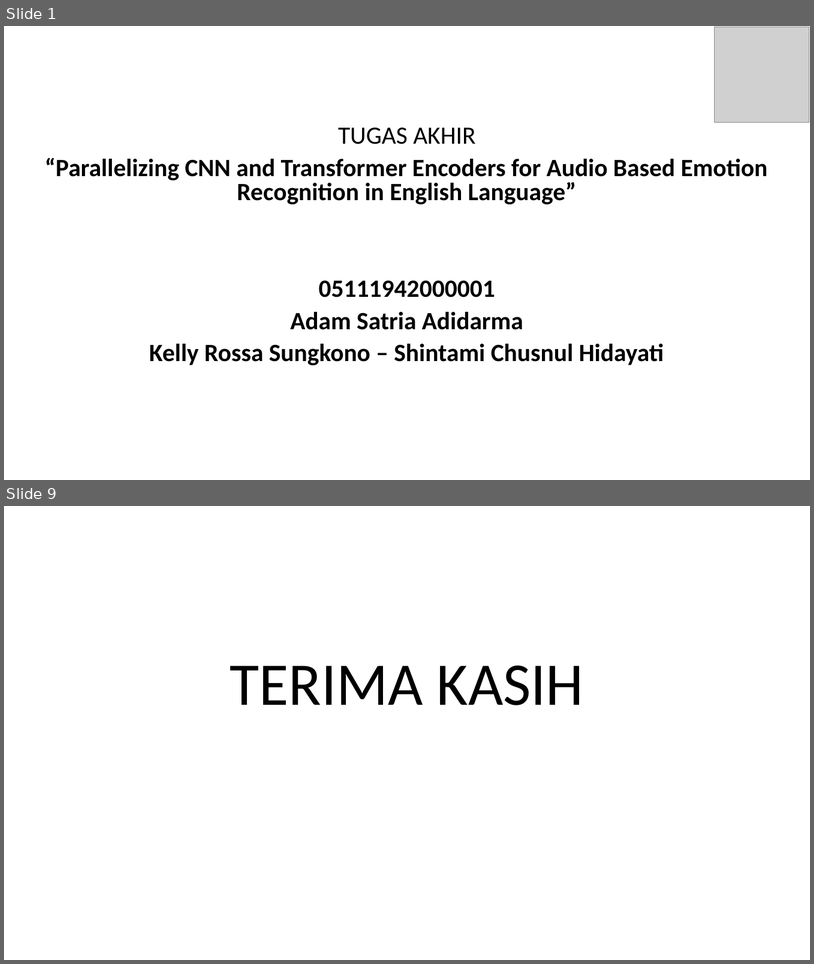
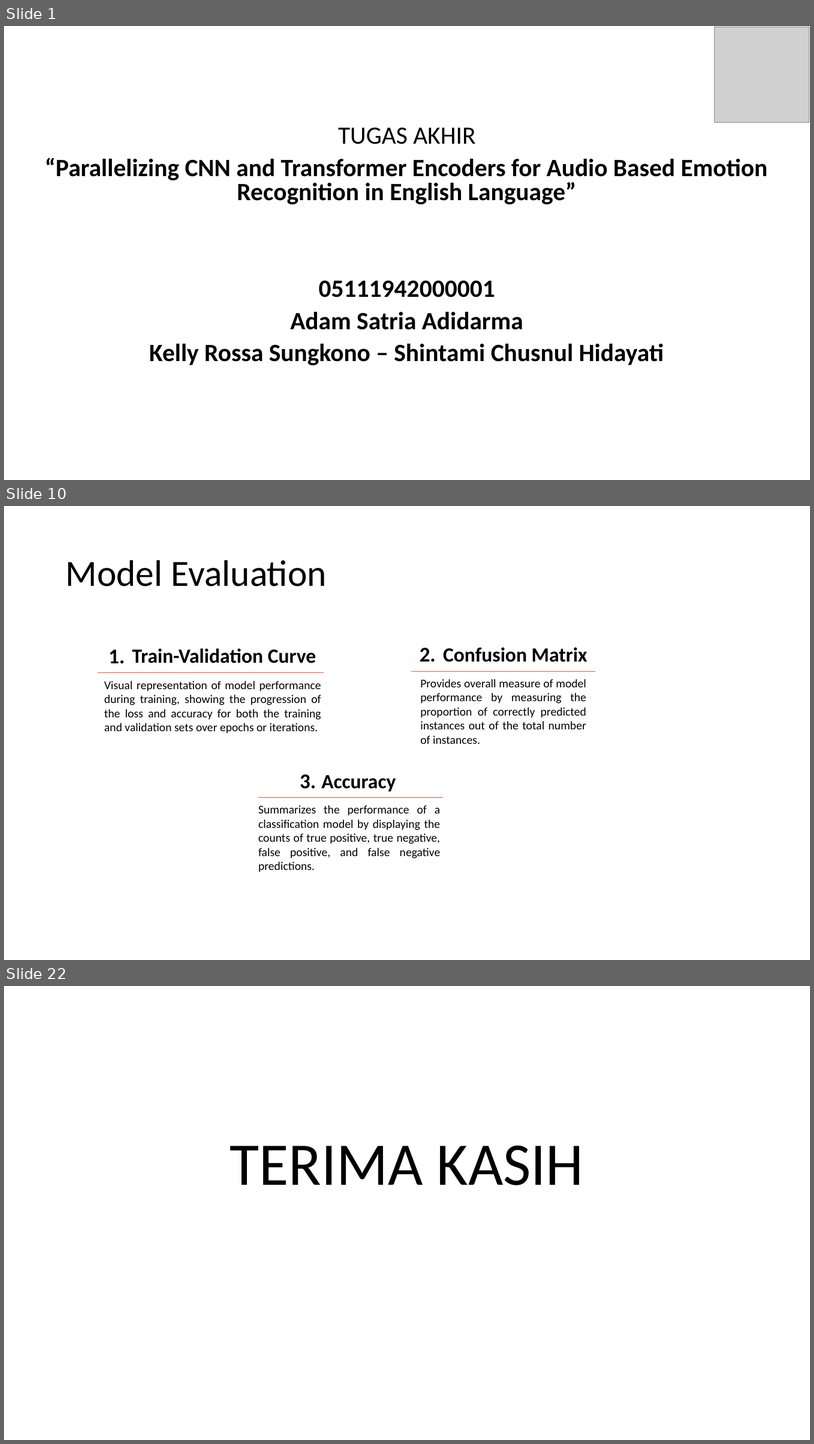
Before and after one commit to satria-ui/TugasAkhir2023, a slide deck: Template presentasi TA.pptx. Shown one above the other, each under a label of ours: slides 1 and 9 before the commit, slides 1, 10 and 22 after it; the slides between them are not shown. The pictures are 814x964 and 814x1444 pixels, drawn with LibreOffice and Linux fonts; fonts in the diff are those of the drawing; grey boxes stand for pictures; background and template pictures are left out. Boxes give left, top, right and bottom in pixels: in the first picture for what was removed or moved away, otherwise in the second. Text is boxed around its words. In the diff, an @@ line names an element or a change of style, - is before the commit and + after.

Commit message:
feat: finished final presentation

```diff
--- a/Template presentasi TA.pptx
+++ b/Template presentasi TA.pptx
@@ slide 10 added at <box>4,506,810,960</box>, background picture (left out) @@
@@ title added at <box>65,560,327,586</box>, 44 pt, text #000000 @@
+Model Evaluation
@@ text added at <box>108,649,125,664</box>, 25 pt, text #000000, bold @@
+1.
@@ text added at <box>132,648,317,663</box>, 24 pt, text #000000, bold @@
+Train-Validation Curve
@@ text added at <box>420,648,436,661</box>, 25 pt, text #000000, bold @@
+2.
@@ text added at <box>443,647,588,662</box>, 24 pt, text #000000, bold @@
+Confusion Matrix
@@ line added from (98, 672) to (324, 672), #FF512F 0.75 pt @@
@@ text added at <box>104,681,321,733</box>, 14 pt, text #000000 @@
+Visual representation of model performance during training, showing the progression of the loss and accuracy for both the training and validation sets over epochs or iterations.
@@ line added from (412, 671) to (596, 671), #FF512F 0.75 pt @@
@@ text added at <box>420,679,587,744</box>, 14 pt, text #000000 @@
+Provides overall measure of model performance by measuring the proportion of correctly predicted instances out of the total number of instances.
@@ text added at <box>300,774,316,789</box>, 25 pt, text #000000, bold @@
+3.
@@ text added at <box>321,775,396,792</box>, 24 pt, text #000000, bold @@
+Accuracy
@@ text added at <box>258,805,441,871</box>, 14 pt, text #000000 @@
+Summarizes the performance of a classification model by displaying the counts of true positive, true negative, false positive, and false negative predictions.
@@ line added from (258, 798) to (443, 798), #FF512F 0.75 pt @@
@@ what was slide 9 is now slide 22 @@
```
Also in this commit, not shown: 1 slide changed, 18 other slides added, 6 slides removed, 1 other file.
